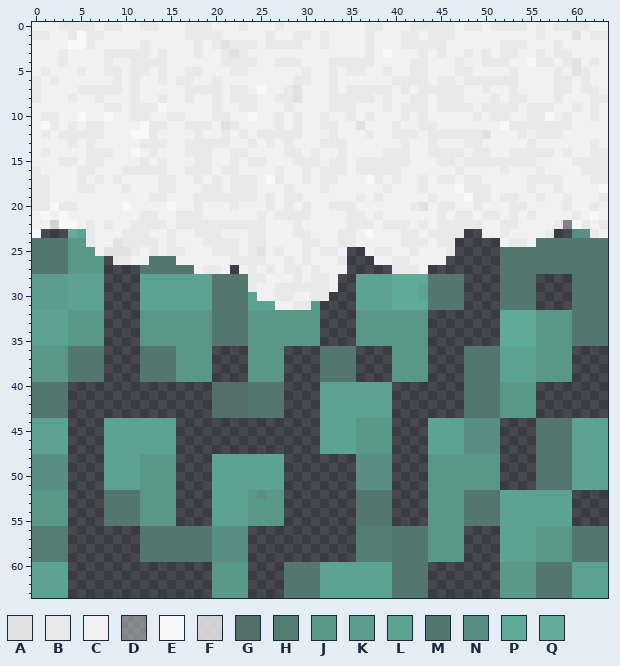
One commit to this pixel-art sprite: Resources/icons/Snow_Leaves.png. This is how it looked before the edit.
The file is 64x64 pixels. Pixels under 10% opacity are left out. Colours within 5 levels of each other are drawn and written as one.
Palette (. is transparent): A #e2e2e2  B #e9e9e9  C #f1f1f1  D #f5f5f562  E #f8f8f8  F #fafafac7  G #527068  H #547d72  J #599787  K #5b9e8d  L #5ca491  M #53776e  N #588f82  P #5eab98  Q #65aa99
And afterwards:
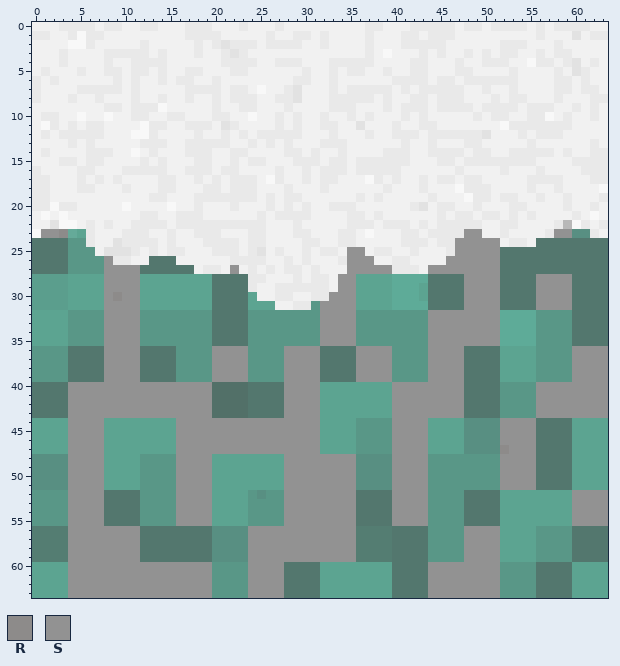
Colours new in this view: R #8d8b8a  S #929292
From old to new:
colour D: #f5f5f562 -> #b8b8b8
Changed rows in their new state; - is a pixel that keeps its letter.
first column x 1:
22 -A-------------------------------------------------------------
23 SSR--------------------------------------------SS--------SS----
24 ----------------------------------------------SSSSS------------
25 ----------------------------------SS----------SSSSS------------
26 -------S--------------------------SSS--------SSSSSS------------
27 -------SSSS----------S------------SSSSS----SSSSSSSS------------
28 -------SSSS----------------------SS------------SSSS----SSSS----
29 -------SSSS----------------------SS------------SSSS----SSSS----
30 -------SRSS---------------------SSS------------SSSS----SSSS----
31 -------SSSS--------------------SSSS------------SSSS----SSSS----
32 -------SSSS--------------------SSSS--------SSSSSSSS------------
33 -------SSSS--------------------SSSS--------SSSSSSSS------------
34 -------SSSS--------------------SSSS--------SSSSSSSS------------
35 -------SSSS--------------------SSSS--------SSSSSSSS------------
36 -------SSSS--------SSSS----SSSS----SSSS----SSSS------------SSSS
37 -------SSSS--------SSSS----SSSS----SSSS----SSSS------------SSSS
38 -------SSSS--------SSSS----SSSS----SSSS----SSSS------------SSSS
39 -------SSSS--------SSSS----SSSS----SSSS----SSSS------------SSSS
40 ---SSSSSSSSSSSSSSSS--------SSSS--------SSSSSSSS--------SSSSSSSS
41 ---SSSSSSSSSSSSSSSS--------SSSS--------SSSSSSSS--------SSSSSSSS
42 ---SSSSSSSSSSSSSSSS--------SSSS--------SSSSSSSS--------SSSSSSSS
43 ---SSSSSSSSSSSSSSSS--------SSSS--------SSSSSSSS--------SSSSSSSS
44 ---SSSS--------SSSSSSSSSSSSSSSS--------SSSS--------SSSS--------
45 ---SSSS--------SSSSSSSSSSSSSSSS--------SSSS--------SSSS--------
46 ---SSSS--------SSSSSSSSSSSSSSSS--------SSSS--------SSSS--------
47 ---SSSS--------SSSSSSSSSSSSSSSS--------SSSS--------RSSS--------
48 ---SSSS--------SSSS--------SSSSSSSS----SSSS--------SSSS--------
49 ---SSSS--------SSSS--------SSSSSSSS----SSSS--------SSSS--------
50 ---SSSS--------SSSS--------SSSSSSSS----SSSS--------SSSS--------
51 ---SSSS--------SSSS--------SSSSSSSS----SSSS--------SSSS--------
52 ---SSSS--------SSSS--------SSSSSSSS----SSSS----------------SSSS
53 ---SSSS--------SSSS--------SSSSSSSS----SSSS----------------SSSS
54 ---SSSS--------SSSS--------SSSSSSSS----SSSS----------------SSSS
55 ---SSSS--------SSSS--------SSSSSSSS----SSSS----------------SSSS
56 ---SSSSSSSS------------SSSSSSSSSSSS------------SSSS------------
57 ---SSSSSSSS------------SSSSSSSSSSSS------------SSSS------------
58 ---SSSSSSSS------------SSSSSSSSSSSS------------SSSS------------
59 ---SSSSSSSS------------SSSSSSSSSSSS------------SSSS------------
60 ---SSSSSSSSSSSSSSSS----SSSS----------------SSSSSSSS------------
61 ---SSSSSSSSSSSSSSSS----SSSS----------------SSSSSSSS------------
62 ---SSSSSSSSSSSSSSSS----SSSS----------------SSSSSSSS------------
63 ---SSSSSSSSSSSSSSSS----SSSS----------------SSSSSSSS------------
Changed places in both pictures, as pixel boxes (x1, y1, x2, y2):
changed: (41, 220, 608, 598)
